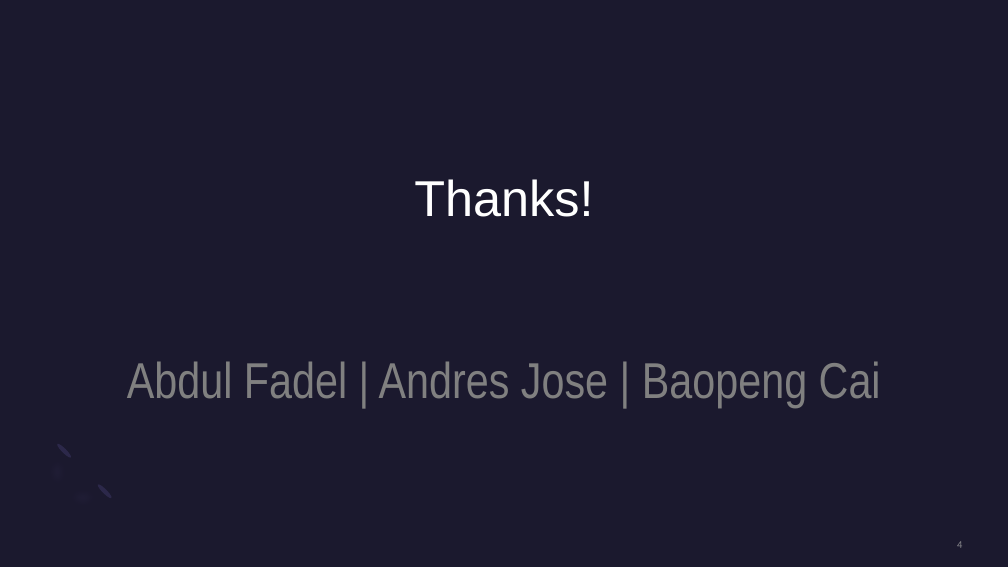
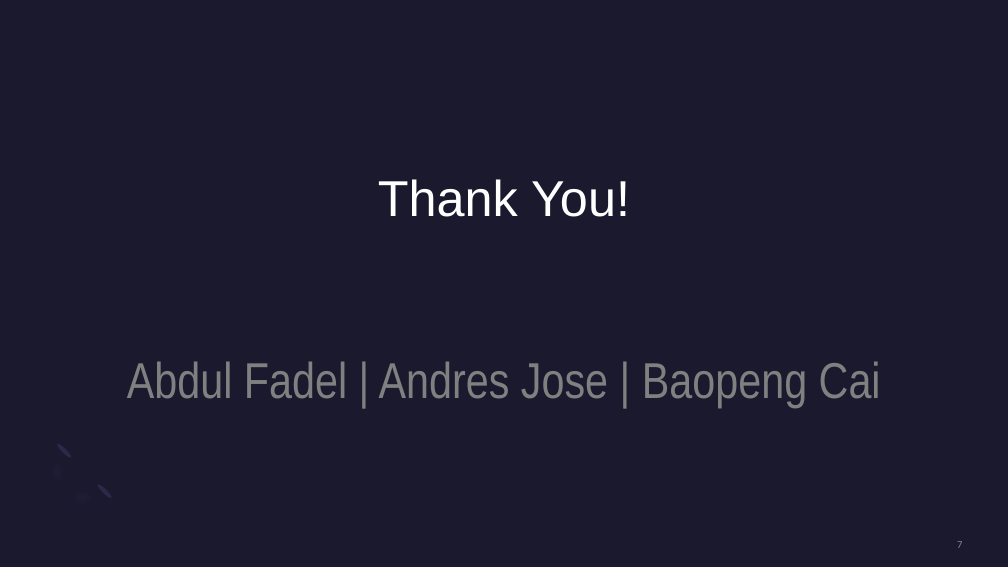
Before and after one commit to abdulfadel/Whosville-Web-Application-1, a slide deck: slide 7 of TENSOR IOT HACKATON.pptx (slide 4 before the commit). Drawn at 1008x567 pixels with LibreOffice and Linux fonts; fonts in the diff are those of the drawing. Boxes give left, top, right and bottom in pixels: in the first picture for what was removed or moved away, otherwise in the second. Text is boxed around its words. In the diff, an @@ line names an element or a change of style, - is before the commit and + after.

Commit message:
slide

```diff
--- a/TENSOR IOT HACKATON.pptx
+++ b/TENSOR IOT HACKATON.pptx
@@ title at <box>127,179,881,408</box>: text changed @@
-Thanks!
-Abdul Fadel | Andres Jose | Baopeng Cai
+Thank You!
+Abdul Fadel | Andres Jose | Baopeng Cai
@@ page number at <box>957,541,962,548</box>: text changed @@
-4
+7
```
Also in this commit, not shown: 3 slides added.
